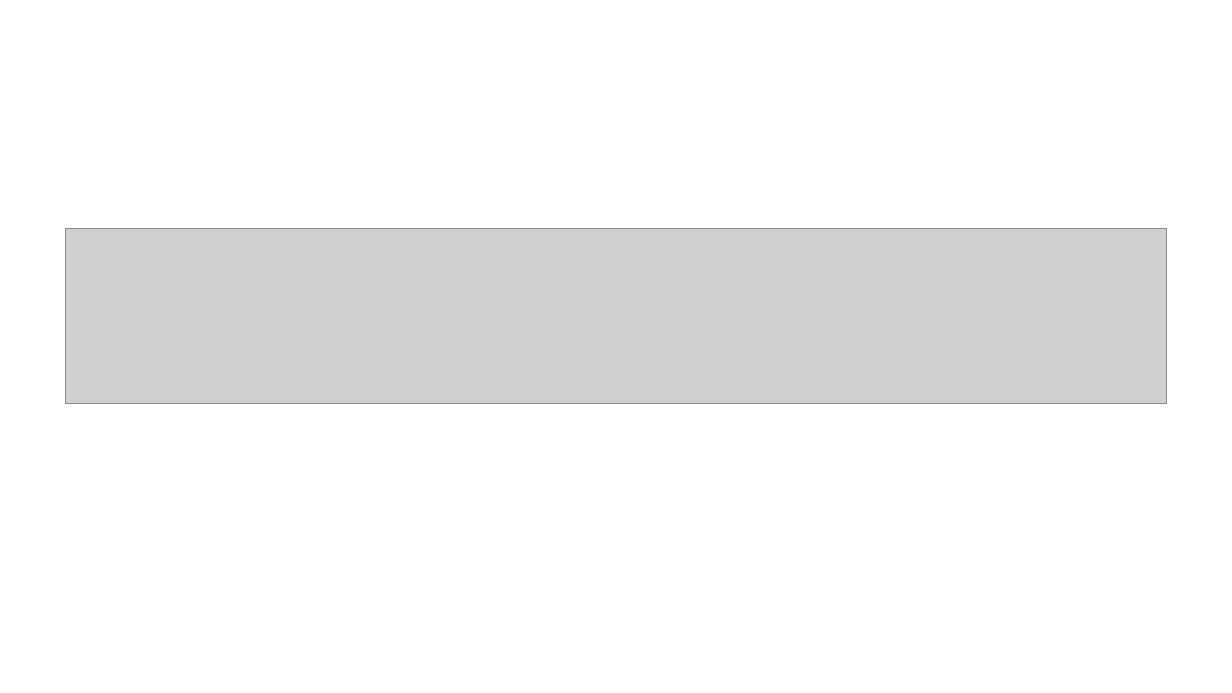
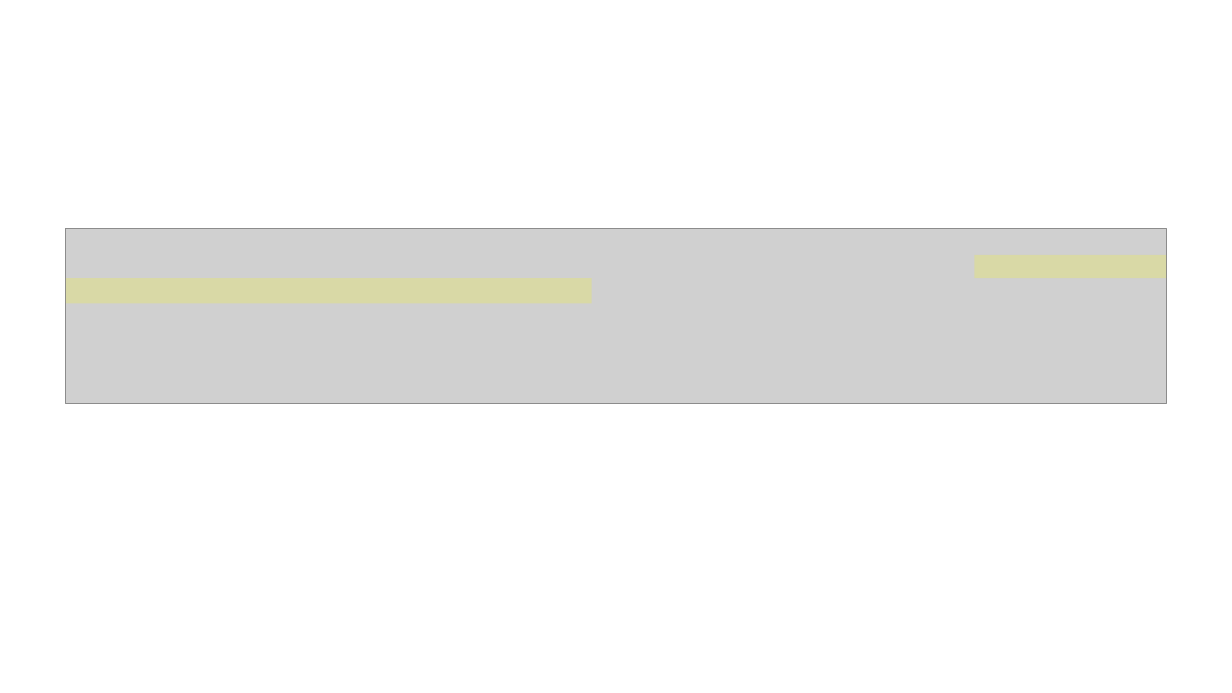
Before and after one commit to AlonSpinner/GradNumMethods, a slide deck: slide 6 of Presentation/Presentation.pptx. Drawn at 1232x693 pixels with LibreOffice and Linux fonts; fonts in the diff are those of the drawing; grey boxes stand for pictures. Boxes give left, top, right and bottom in pixels: in the first picture for what was removed or moved away, otherwise in the second. Text is boxed around its words. In the diff, an @@ line names an element or a change of style, - is before the commit and + after.

```diff
--- a/Presentation/Presentation.pptx
+++ b/Presentation/Presentation.pptx
@@ rectangle added at (975,255,1167,278), fill #FFFF00 at 20% opacity @@
@@ rectangle added at (66,278,592,303), fill #FFFF00 at 20% opacity @@
```
Also in this commit, not shown: 4 other slides changed, 7 slides added, 6 slides removed, 2 other files.
